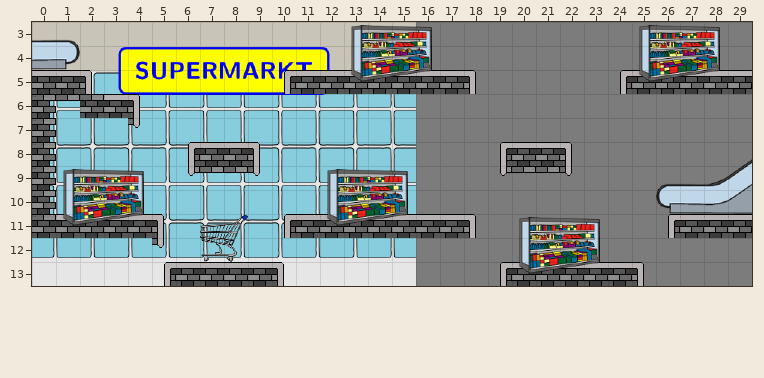
Tiled map (JSON), stored at data/map/smarkt_area02.json. That is the earlier state.
Cells are 32x32 px. Shown: x 0..29, y 3..13.
After:
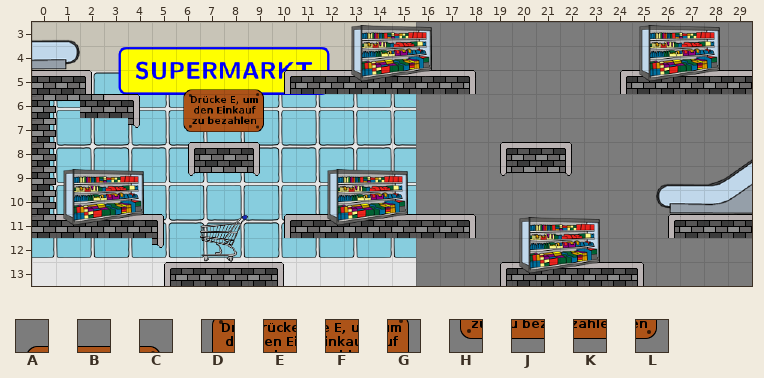
Key: from "Hinweisschilder": A 4, B 5, C 7, D 16, E 17, F 18, G 19, H 28, J 29, K 30, L 31.
_ is an empty cell.
Diff:
Layer "Vordergrund":
Tile A is added in row 5 at x 6.
Tile B is added in row 5 at x 7 to 8.
Tile C is added in row 5 at x 9.
Tile D is added in row 6 at x 6.
Tile E is added in row 6 at x 7.
Tile F is added in row 6 at x 8.
Tile G is added in row 6 at x 9.
Tile H is added in row 7 at x 6.
Tile J is added in row 7 at x 7.
Tile K is added in row 7 at x 8.
Tile L is added in row 7 at x 9.
